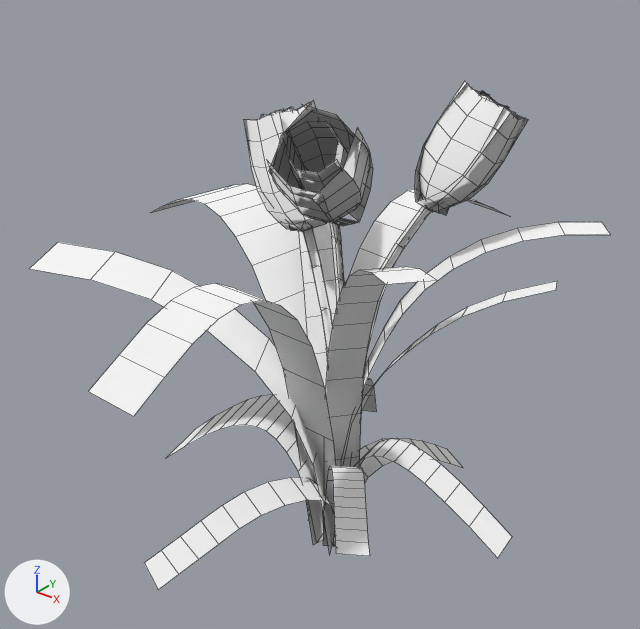
The FBX model Major_Project_4th_Dimension/Assets/EnvironmentAssets/Props/Foliage/SM_flower_var01_LOD0.fbx, before and after one commit.
One viewpoint serves both versions: a 50 mm camera at (0.761, -0.993, 1.033) aimed at (-0.038, 0.005, 0.414). The axes (+X, +Y, +Z) are drawn at lower left. The lights are the same throughout. Mesh edges are drawn as thin lines. Where no turn or scale is listed for an object, it has been applied to the vertices.

Objects in the first picture: 'SM_flower_var01_LOD0'.
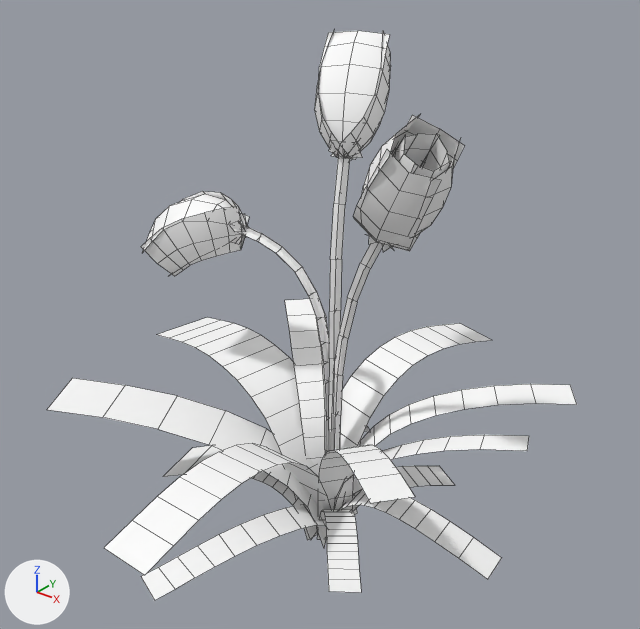
Pixel boxes (x1, y1, x2, y2) of what changed, in the pictures (640 x 629 px; the box of a moved part takes in the faces that stretch with it):
'SM_flower_var01_LOD0', reshaped, moved (9% narrower, 12% taller): before (29, 81, 611, 590); after (47, 31, 577, 601)
part 1 of me_mesh, moved or reshaped: before (299, 222, 336, 393); after (285, 299, 325, 474)
part 2 of me_mesh, moved or reshaped: before (342, 222, 611, 457); after (334, 384, 577, 505)
part 3 of me_mesh, moved or reshaped: before (168, 395, 322, 543); after (163, 446, 316, 539)
part 4 of me_mesh, moved or reshaped: before (332, 189, 509, 546); after (326, 323, 491, 539)
part 5 of me_mesh, moved or reshaped: before (151, 184, 324, 545); after (157, 317, 358, 540)
part 6 of me_mesh, moved or reshaped: before (89, 283, 336, 484); after (104, 444, 331, 575)
part 7 of me_mesh, moved or reshaped: before (144, 477, 335, 590); after (141, 505, 326, 601)
part 8 of me_mesh, moved or reshaped: before (355, 281, 557, 417); after (351, 435, 529, 477)
part 9 of me_mesh, moved or reshaped: before (324, 266, 436, 496); after (318, 445, 415, 516)
part 10 of me_mesh, moved or reshaped: before (333, 438, 512, 558); after (339, 489, 502, 579)
part 11 of me_mesh, moved or reshaped: before (362, 378, 376, 412); after (365, 426, 369, 432)
part 12 of me_mesh, moved or reshaped: before (360, 438, 463, 483); after (352, 466, 454, 511)
part 13 of me_mesh, moved or reshaped: before (323, 466, 370, 556); after (317, 510, 361, 593)
part 14 of me_mesh, moved or reshaped: before (29, 242, 332, 553); after (47, 378, 326, 548)
part 15 of me_mesh, moved or reshaped: before (419, 81, 512, 199); after (362, 115, 419, 197)
part 16 of me_mesh, moved or reshaped: before (482, 90, 528, 165); after (414, 140, 460, 237)
part 17 of me_mesh, rebuilt: before (303, 230, 330, 356); after (329, 155, 350, 450)
part 18 of me_mesh, rebuilt: before (330, 223, 344, 307); after (335, 257, 371, 449)
part 19 of me_mesh, rebuilt: before (333, 224, 341, 297); after (331, 242, 383, 450)
part 20 of me_mesh, deleted: before (243, 83, 524, 215)
part 21 of me_mesh, moved or reshaped: before (244, 102, 431, 364); after (141, 31, 465, 453)

The change, as a list of edits to the scene's bpy script:
```text
Change me_mesh:
    remove me_mesh.from_pydata(...)  # 954 vertices, 499 faces; spans x -0.437..0.334, y -0.435..0.435, z -0.006..0.812
    add me_mesh.from_pydata(...)  # 968 vertices, 506 faces; spans x -0.44..0.331, y -0.448..0.422, z -0.002..0.83
    me_mesh part 1: the loose piece of 26 vertices spanning x -0.258..0.017, y -0.002..0.244, z -0.003..0.629 is scaled about its middle by (1, 1, 0.486), then moved by (-0.003, -0.013, -0.159)
    me_mesh part 2: the loose piece of 26 vertices spanning x -0.017..0.334, y -0.014..0.283, z -0.003..0.579 is scaled about its middle by (1, 1, 0.486), then moved by (-0.003, -0.013, -0.147)
    me_mesh part 3: the loose piece of 26 vertices spanning x -0.315..0.0, y -0.112..0.059, z 0.012..0.231 is scaled about its middle by (1, 1, 0.486), then moved by (-0.003, -0.013, -0.061)
    me_mesh part 4: the loose piece of 26 vertices spanning x -0.056..0.087, y -0.019..0.435, z 0.003..0.569 is scaled about its middle by (1, 1, 0.486), then moved by (-0.003, -0.013, -0.145)
    me_mesh part 5: the loose piece of 26 vertices spanning x -0.437..0.016, y -0.039..0.137, z 0.003..0.569 is scaled about its middle by (1, 1, 0.486), then moved by (-0.003, -0.013, -0.145)
    me_mesh part 6: the loose piece of 26 vertices spanning x -0.054..0.051, y -0.435..0.013, z 0.003..0.561 is scaled about its middle by (1, 1, 0.486), then moved by (-0.003, -0.013, -0.143)
    me_mesh part 7: the loose piece of 26 vertices spanning x -0.133..0.032, y -0.324..0.018, z -0.006..0.154 is scaled about its middle by (1, 1, 0.486), then moved by (-0.003, -0.013, -0.037)
    me_mesh part 8: the loose piece of 22 vertices spanning x 0.005..0.319, y -0.002..0.133, z -0.003..0.536 is scaled about its middle by (1, 1, 0.486), then moved by (-0.003, -0.013, -0.136)
    me_mesh part 9: the loose piece of 26 vertices spanning x -0.004..0.277, y -0.207..0.037, z -0.003..0.625 is scaled about its middle by (1, 1, 0.486), then moved by (-0.003, -0.013, -0.158)
    me_mesh part 10: the loose piece of 26 vertices spanning x 0.01..0.309, y -0.014..0.079, z -0.003..0.219 is scaled about its middle by (1, 1, 0.486), then moved by (-0.003, -0.013, -0.054)
    me_mesh part 11: the loose piece of 28 vertices spanning x -0.122..0.019, y 0.014..0.241, z 0.001..0.24 is scaled about its middle by (1, 1, 0.486), then moved by (-0.003, -0.013, -0.061)
    me_mesh part 12: the loose piece of 22 vertices spanning x -0.024..0.141, y 0.01..0.237, z -0.003..0.153 is scaled about its middle by (1, 1, 0.486), then moved by (-0.003, -0.013, -0.037)
    me_mesh part 13: the loose piece of 30 vertices spanning x 0.002..0.188, y -0.179..0.01, z -0.004..0.213 is scaled about its middle by (1, 1, 0.486), then moved by (-0.003, -0.013, -0.052)
    me_mesh part 14: the loose piece of 18 vertices spanning x -0.415..0.025, y -0.281..0.056, z -0.006..0.513 is scaled about its middle by (1, 1, 0.486), then moved by (-0.003, -0.013, -0.129)
    me_mesh part 15: the loose piece of 19 vertices spanning x 0.073..0.196, y 0.098..0.166, z 0.596..0.781 is multiplied about its middle by the matrix ((0.309, 0.944, 0.069), (-0.945, 0.312, -0.033), (-0.053, -0.055, 0.993)), then moved by (0.022, -0.23, 0.001)
    me_mesh part 16: the loose piece of 19 vertices spanning x 0.076..0.197, y 0.124..0.22, z 0.594..0.76 is multiplied about its middle by the matrix ((0.31, 0.939, 0.067), (-0.94, 0.313, -0.032), (-0.052, -0.053, 0.988)), then moved by (0.057, -0.258, -0.001)
    me_mesh part 17: the loose piece of 18 vertices spanning x -0.068..-0.006, y 0.01..0.03, z 0.013..0.566 is rebuilt with 18 vertices and now spans x -0.038..0.006, y -0.001..0.077, z 0.004..0.672
    me_mesh part 18: the loose piece of 18 vertices spanning x -0.004..0.064, y -0.075..0.02, z -0.003..0.651 is rebuilt with 18 vertices and now spans x 0.004..0.132, y -0.063..0.014, z 0.002..0.61
    me_mesh part 19: the loose piece of 18 vertices spanning x 0.002..0.059, y -0.081..0.027, z -0.003..0.654 is rebuilt with 18 vertices and now spans x -0.002..0.136, y -0.06..0.008, z 0.002..0.61
    me_mesh part 20: 10 loose pieces with 206 vertices, spanning x -0.159..0.195, y -0.234..0.227, z 0.552..0.812, are deleted
    me_mesh part 21: 302 vertices removed from x -0.158..0.168, y -0.231..0.131, z -0.003..0.808; 522 vertices added at x -0.345..0.255, y -0.145..0.223, z 0.004..0.83
    me_mesh part 22: the surface is now shaded flat
Change ob_sm_flower_var01_lod0:
    ob_sm_flower_var01_lod0.location: (0.0, -0.014, -0.003) -> (-0.01, 0.0, 0.0)
```
